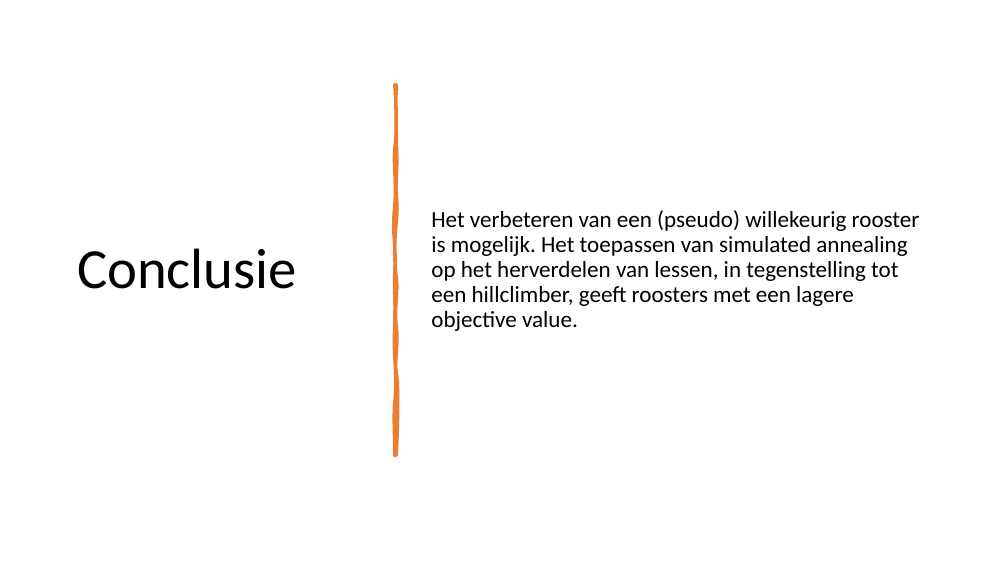
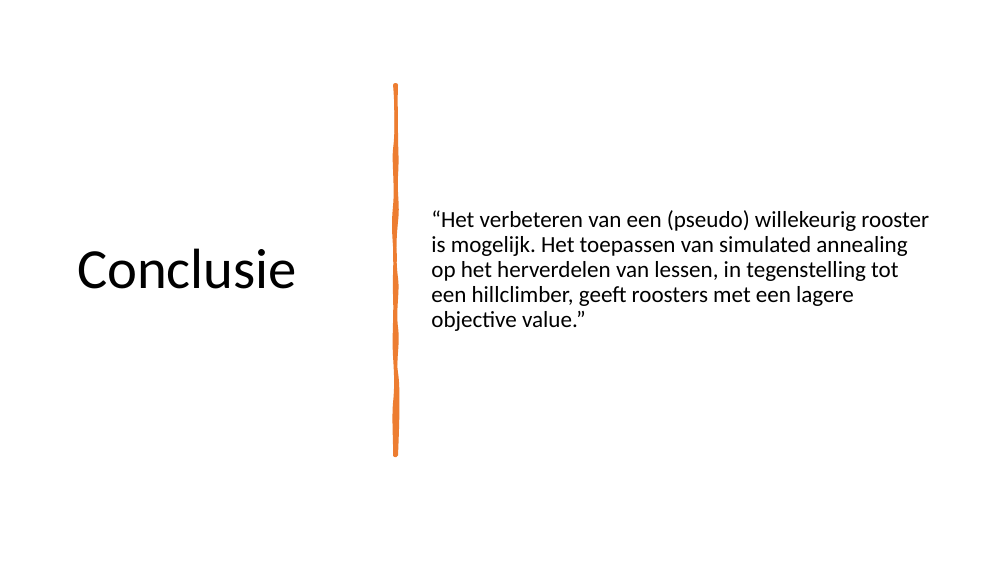
Before and after one commit to NinaAlblasMinorAI/RoosterRulers, a slide deck: slide 18 of doc/Presentatie.pptx. Drawn at 1008x567 pixels with LibreOffice and Linux fonts; fonts in the diff are those of the drawing. Boxes give left, top, right and bottom in pixels: in the first picture for what was removed or moved away, otherwise in the second. Text is boxed around its words. In the diff, an @@ line names an element or a change of style, - is before the commit and + after.

```diff
--- a/doc/Presentatie.pptx
+++ b/doc/Presentatie.pptx
@@ text at [431, 210, 929, 331]: text changed @@
-Het verbeteren van een (pseudo) willekeurig rooster is mogelijk. Het toepassen van simulated annealing op het herverdelen van lessen, in tegenstelling tot een hillclimber, geeft roosters met een lagere objective value.
+“Het verbeteren van een (pseudo) willekeurig rooster is mogelijk. Het toepassen van simulated annealing op het herverdelen van lessen, in tegenstelling tot een hillclimber, geeft roosters met een lagere objective value.”
```
Also in this commit, not shown: 4 other slides changed, 3 other files.
